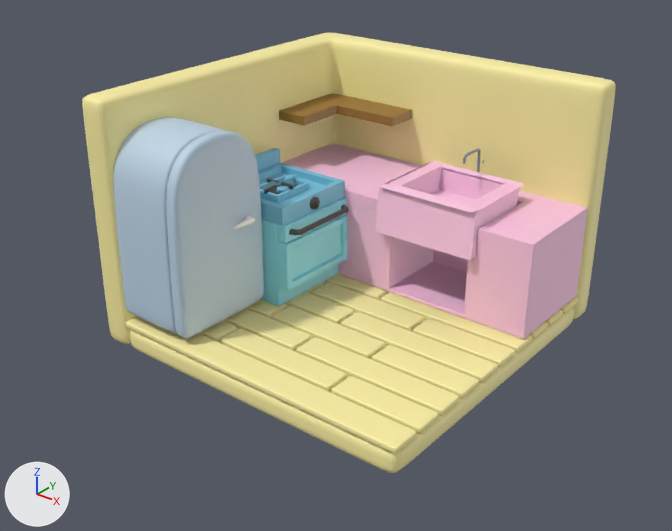
The Blender file Kichen.blend: old version first, new version second.
Rendered twice from a 50 mm camera at (6.89, -9.09, 6.67) aimed at (-0.27, -0.14, 1.12). The lights are fixed; the arrows at lower left show +X, +Y and +Z.

In view in the first picture: 'Plane.001', 'Plane.002', 'Plane.004', 'Plane.006', 'floor', 'floor.002', 'fridge', 'fridge door', 'surface', 'wall'.
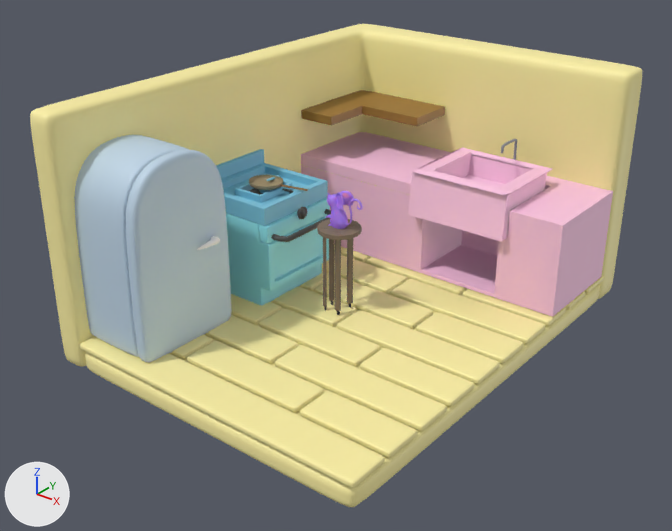
Location of each change, [x1, y1, x2, y2] in pixels of the pictures (672 x 531 px):
'wall', rescaled (15% wider, 10% taller)
    before: [82, 32, 616, 344]
    after: [30, 24, 642, 367]
'floor.002', moved, rescaled
    before: [126, 273, 578, 453]
    after: [80, 244, 604, 488]
'surface', moved
    before: [282, 144, 588, 339]
    after: [301, 132, 613, 317]
'fridge door', moved
    before: [166, 131, 264, 338]
    after: [126, 149, 232, 363]
'fridge', moved
    before: [113, 117, 224, 333]
    after: [74, 135, 189, 357]
'floor', moved, rescaled (16% wider, 29% taller)
    before: [130, 282, 574, 473]
    after: [85, 261, 600, 507]
'Plane.001', moved
    before: [261, 197, 348, 306]
    after: [226, 198, 330, 306]
'Plane.002', moved
    before: [255, 148, 345, 226]
    after: [216, 149, 328, 226]
'Plane.006', moved
    before: [279, 94, 412, 126]
    after: [301, 90, 445, 126]
'Seat', added (brown)
    after: [317, 219, 362, 311]
'Plane.004', moved
    before: [289, 204, 349, 235]
    after: [271, 209, 331, 242]
'Cube', added
    after: [326, 194, 348, 229]
'Circle.002', added (brown)
    after: [249, 175, 283, 190]
'fridge door handle', moved
    before: [233, 216, 255, 229]
    after: [197, 236, 220, 250]
'Cylinder.002', added
    after: [340, 191, 354, 206]
'Cylinder.003', added
    after: [335, 192, 344, 209]
'NurbsPath', added
    after: [345, 199, 363, 225]
'Cylinder', added
    after: [280, 184, 308, 191]

The change, as a list of edits to the scene's bpy script:
```text
Add mat_material_019:
    mat_material_019 = bpy.data.materials.new('Material.019')
    # nodes: BsdfPrincipled, Mapping, OutputMaterial, TexCoord, TexGradient, ValToRGB
    # colours: purple #a522ff, purple #b382ff, pink #ffb5e1
Change ob_wall:
    ob_wall.scale: (2.25, 2.25, 1.75) -> (2.25, 3.02, 1.75)
Change ob_floor:
    ob_floor.location: (0.0, 0.0, 1.79) -> (0.0, 0.06, 1.79)
    ob_floor.scale: (2.25, 2.25, 1.75) -> (2.25, 3.07, 1.75)
Change ob_floor_002:
    ob_floor_002.location: (0.0, 0.0, 1.79) -> (0.0, 0.06, 1.79)
    ob_floor_002.scale: (2.25, 2.25, 1.75) -> (2.25, 3.07, 1.75)
Change ob_fridge:
    ob_fridge.location: (-1.78, -1.44, 0.54) -> (-1.83, -2.04, 0.44)
Change ob_plane_001:
    ob_plane_001.location: (-1.56, 0.03, 0.47) -> (-1.76, -0.1, 0.46)
Change ob_plane_002:
    ob_plane_002.location: (-1.56, 0.03, 0.47) -> (-1.76, -0.1, 0.46)
Change ob_plane_004:
    ob_plane_004.location: (-0.74, 0.04, 1.63) -> (-0.84, -0.09, 1.55)
Change ob_surface:
    ob_surface.location: (0.01, 1.47, 0.39) -> (0.03, 2.24, 0.4)
Remove ob_cylinder_001:
    ob_cylinder_001 = bpy.data.objects.new('Cylinder.001', me_cylinder_001)
Change ob_plane_006:
    ob_plane_006.location: (-1.61, 2.14, 2.54) -> (-1.52, 2.65, 2.43)
Add ob_sphere:
    ob_sphere = bpy.data.objects.new('Sphere', me_sphere)  # a UV sphere (32 segments, 16 rings, poles along z) spanning x -1.0..1.0, y -1.0..1.0, z -1.0..1.0
    ob_sphere.location = (-0.4, -0.13, 2.13)
    ob_sphere.rotation_euler = (-0.0778, -0.064, 3.086)  # degrees (-4.5, -3.7, 177)
    ob_sphere.scale = (0.0103, 0.0145, 0.0145)
Add ob_nurbspath:
    ob_nurbspath = bpy.data.objects.new('NurbsPath', me_nurbspath)  # 768 vertices, 760 faces; spans x -2.11..1.95, y -0.69..0.3, z -0.16..5.85
    ob_nurbspath.location = (0.01, -0.14, 1.78)
    ob_nurbspath.rotation_euler = (-0.0412, 0.00882, 3.105)  # degrees (-2.4, 0.5, 178)
    ob_nurbspath.scale = (0.07, 0.07, 0.07)
Add ob_cylinder_003:
    ob_cylinder_003 = bpy.data.objects.new('Cylinder.003', me_cylinder_004)  # 352 vertices, 319 faces; spans x -0.96..1.1, y -1.03..1.02, z -4.83..-0.56; modifiers SUBSURF
    ob_cylinder_003.location = (-0.15, -0.24, 2.13)
    ob_cylinder_003.rotation_euler = (4.706, 9.216, 2.661)  # degrees (270, 168, 152)
    ob_cylinder_003.scale = (0.117, 0.117, 0.0116)
Add ob_cylinder_002:
    ob_cylinder_002 = bpy.data.objects.new('Cylinder.002', me_cylinder_004.copy())  # modifiers SUBSURF
    ob_cylinder_002.location = (-0.14, -0.07, 2.13)
    ob_cylinder_002.rotation_euler = (2.012, 8.58, 3.686)  # degrees (115, 132, 211)
    ob_cylinder_002.scale = (0.117, 0.117, 0.0116)
Add ob_cube:
    ob_cube = bpy.data.objects.new('Cube', me_cube_005)  # 2235 vertices, 2190 faces, 2 loose edges; spans x -1.74..0.96, y -1.0..0.18, z -3.24..0.74; modifiers MIRROR, SUBSURF
    ob_cube.location = (-0.3, -0.13, 2.07)
    ob_cube.rotation_euler = (-0.0412, 0.00882, 3.105)  # degrees (-2.4, 0.5, 178)
    ob_cube.scale = (0.118, 0.118, 0.118)
Add ob_cylinder:
    ob_cylinder = bpy.data.objects.new('Cylinder', me_cylinder_002)  # 40 vertices, 22 faces; spans x -0.09..0.09, y -0.09..0.09, z -0.75..0.75; in mat_material_018 (brown #846134), mat_material_017 (its picture is missing)
    ob_cylinder.parent = ob_circle_002
    ob_cylinder.location = (-0.864, -1.597, 0.251)
    ob_cylinder.rotation_euler = (1.571, 0.0, 0.0)  # degrees (90, 0, 0)
    ob_cylinder.scale = (1.19, 0.49, 1.0)
Add ob_circle_002:
    ob_circle_002 = bpy.data.objects.new('Circle.002', me_circle_003)  # 24 vertices, 17 faces; spans x -1.0..1.0, y -1.0..1.0, z 0.0..0.35; in mat_material_017 (its picture is missing); modifiers SUBSURF
    ob_circle_002.location = (-1.54, -0.12, 1.96)
    ob_circle_002.rotation_euler = (0.0189, 0.0188, 1.843)  # degrees (1.1, 1.1, 106)
    ob_circle_002.scale = (0.267, 0.267, 0.267)
Add ob_wheel3:
    ob_wheel3 = bpy.data.objects.new('Wheel3', me_torus_005)  # a torus around z (ring radius 0.1, tube radius 0.025) spanning x -0.125..0.125, y -0.125..0.125, z -0.025..0.025; in mat_wheel_001 (black #2d2d2d)
    ob_wheel3.location = (-0.1, -0.3, 0.52)
    ob_wheel3.rotation_euler = (-4.679, 2.167, -6.861)  # degrees (-268, 124, 327)
    ob_wheel3.scale = (-0.314, 0.29, 0.511)
Add ob_wheel2:
    ob_wheel2 = bpy.data.objects.new('Wheel2', me_torus_005.copy())
    ob_wheel2.location = (-0.12, -0.02, 0.52)
    ob_wheel2.rotation_euler = (-4.61, 2.135, 2.634)  # degrees (-264, 122, 151)
    ob_wheel2.scale = (-0.302, 0.285, 0.496)
Add ob_seat:
    ob_seat = bpy.data.objects.new('Seat', me_circle_002)  # 461 vertices, 420 faces; spans x -1.0..1.0, y -1.0..1.0, z -2.77..0.0; in mat_chairr_001 (brown #806f60); modifiers SOLIDIFY, BEVEL
    ob_seat.location = (-0.21, -0.14, 1.65)
    ob_seat.scale = (0.295, 0.295, 0.403)
```
